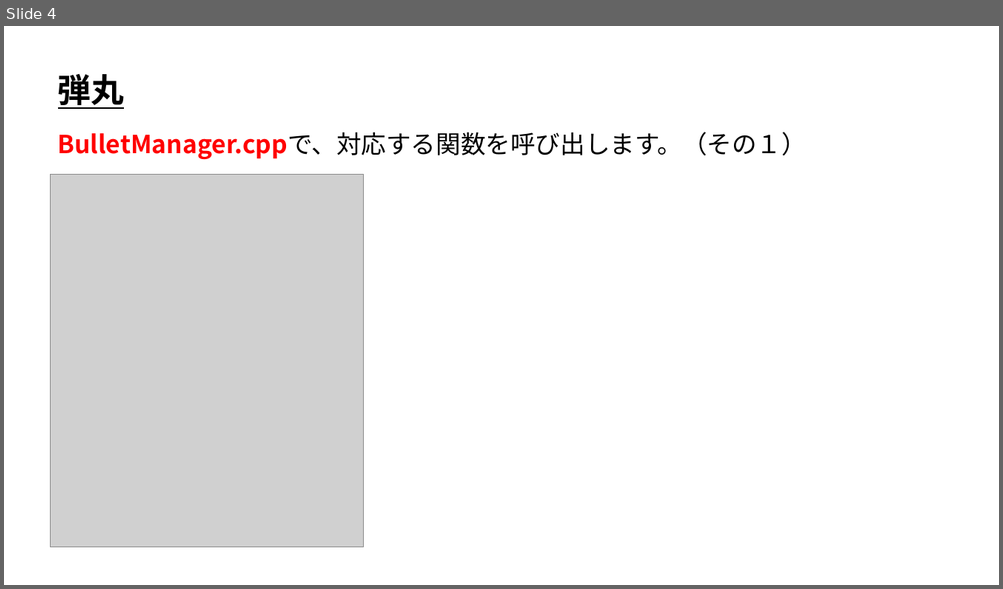
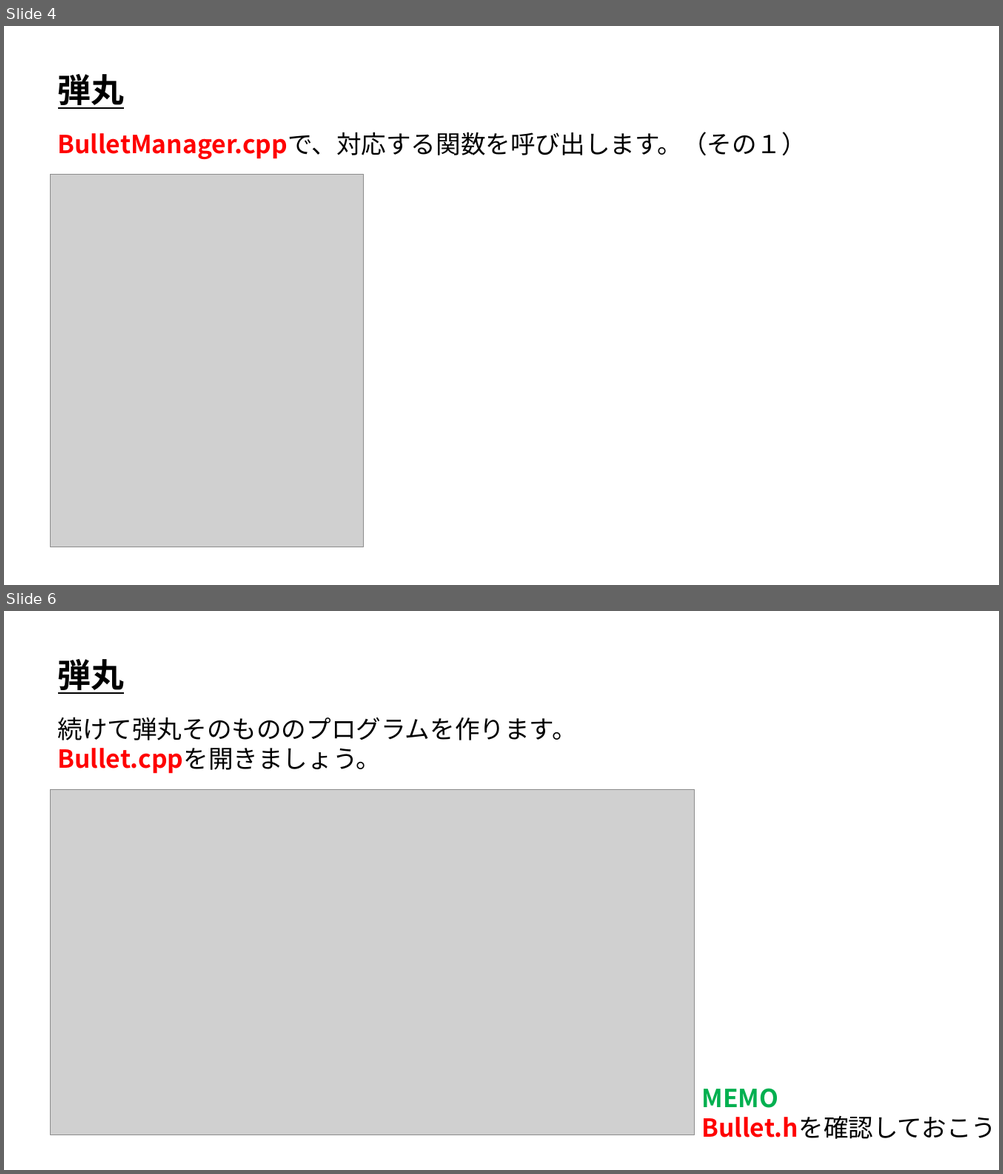
Before and after one commit to ArakiYusuke-Ohara/Textbook, a slide deck: ゲーム科1年/00_前期/ゲームプログラミングⅡ/04_シューティングゲーム弾丸編.pptx. Shown one above the other, each under a label of ours: slide 4 before the commit, slides 4 and 6 after it; the slides between them are not shown. The pictures are 1003x589 and 1003x1174 pixels, drawn with LibreOffice and Linux fonts; fonts in the diff are those of the drawing; grey boxes stand for pictures. Boxes give left, top, right and bottom in pixels: in the first picture for what was removed or moved away, otherwise in the second. Text is boxed around its words. In the diff, an @@ line names an element or a change of style, - is before the commit and + after.

Commit message:
弾丸編完成

```diff
--- a/ゲーム科1年/00_前期/ゲームプログラミングⅡ/04_シューティングゲーム弾丸編.pptx
+++ b/ゲーム科1年/00_前期/ゲームプログラミングⅡ/04_シューティングゲーム弾丸編.pptx
@@ slide 6 added at <box>4,611,999,1170</box>, background #FFFFFF @@
@@ text added at <box>58,659,125,694</box>, 32 pt, text #000000, bold, underline @@
+弾丸
@@ text added at <box>58,717,577,774</box>, 24 pt, text #000000 @@
+続けて弾丸そのもののプログラムを作ります。
+Bullet.cppを開きましょう。
@@ picture added at <box>51,789,694,1136</box> @@
@@ text added at <box>702,1088,996,1139</box>, 24 pt, text #FF0000, bold @@
+MEMO
+Bullet.hを確認しておこう
```
Also in this commit, not shown: 1 slide changed, 10 other slides added, 6 other files.
